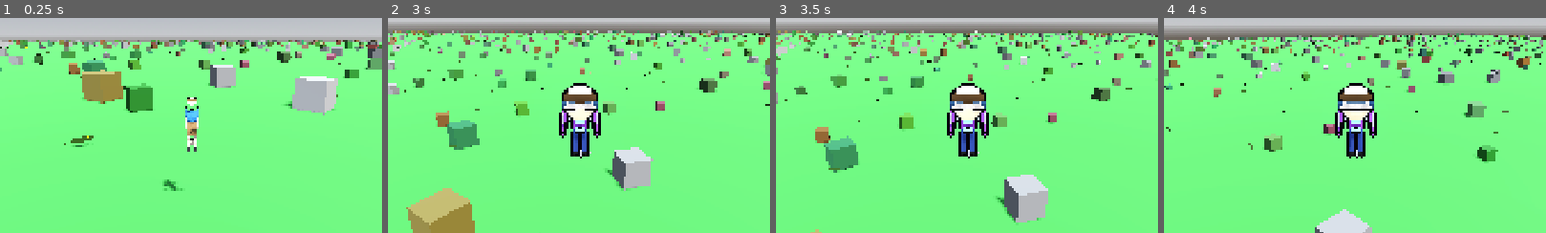
Above: before the commit, frames 1-4 (left to right).
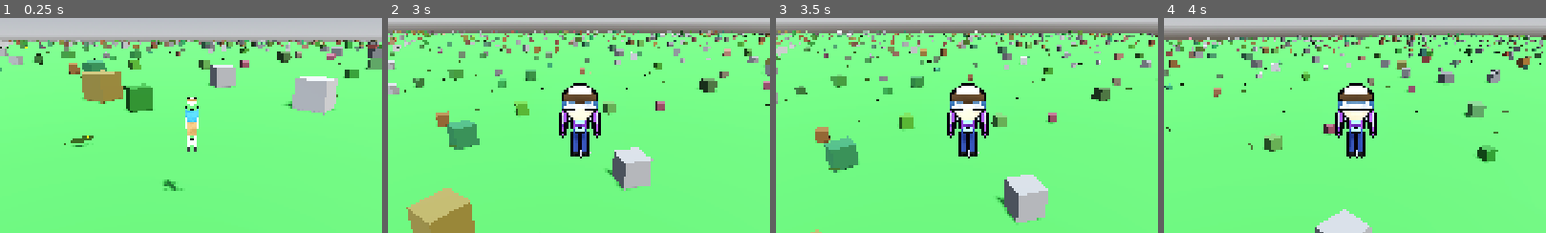
Above: after the commit, the same moments.

Repository: korjavin/godot-test1
Game: Godot game, scene res://scenes/main.tscn
Two runs of this game, one before a commit and one after it. Both use one fixed random seed, a clock stepped at 60 frames per second and the inputs below.
Inputs (mouse positions are % of the whole screen's width and height, from its top left):
- Up to frame 1 (0.25 s): no input
- Up to frame 2 (3 s): move the mouse to (55, 50) at 0.52 s; hold Ctrl (duck) 0.53-1.28 s; hold W (move_forward) from 0.53 s (still down); tap Space (jump) at 0.77, 1.52 s; move the mouse to (45, 50) at 1.27 s; tap Shift (run) at 1.35 s; move the mouse to (52, 48) at 2.02 s; hold E (switch_character) 2.03-2.78 s; move the mouse to (49, 52) at 2.77 s; tap Ctrl (duck) at 2.85 s
- Up to frame 3 (3.5 s): keep holding W (move_forward); tap Space (jump) at 3.02 s
- Up to frame 4 (4 s): keep holding W (move_forward); move the mouse to (57, 51) at 3.52 s; hold Shift (run) from 3.53 s (still down); tap Space (jump) at 3.77 s
The pictures show only the part of the screen within x 25-75%, y 28-78%; the shares and areas given below are measured in that part.

The runs differ from the first frame. In frame 1, 0.3% of the frame differs, in the area x 48-52%, y 42-60%; in frame 2, 0.1%; in frame 3, 0.1%; in frame 4, 0.2%.

Commit message:
Apply toon + rim shading to windman's GLB materials
Extend the per-character style pass to also add toon diffuse + rim light to
each mesh's materials, not just the cel outline. Materials are duplicated so
windman's baked GLB colours/textures are preserved and only the soft shading
is added. Primitive characters already declare toon shading in their scenes,
so they're skipped — giving all four characters a consistent cel-shaded look.

Diff:
--- a/scripts/player_controller.gd
+++ b/scripts/player_controller.gd
@@ -403,9 +403,9 @@
 		character_container.add_child(instance)
 		instance.visible = false
 
-		# Give it the cel outline and remember its rest pose while limbs are
-		# still untouched (so re-activation never drifts the rest pose).
-		apply_character_outline(instance)
+		# Give it the cel-shaded style (outline + toon/rim) and remember its rest
+		# pose while limbs are still untouched (so re-activation never drifts it).
+		apply_character_style(instance)
 		character_instances.append(instance)
 		character_rest_poses.append(capture_rest_pose(instance))
 
@@ -531,28 +531,53 @@
 
 	print("Animation system initialized for character")
 
-func apply_character_outline(node: Node) -> void:
-	"""
-	Recursively give every mesh in the loaded character a black cel outline.
-
-	We assign a shared inverted-hull ShaderMaterial as each MeshInstance3D's
-	`material_overlay`, which renders as an extra silhouette pass on top of the
-	mesh's existing (toon) material. Walking the tree recursively means this
-	covers both the primitive-built characters AND the nested meshes inside the
-	GLB-based windman, in one place.
-
-	@param node: Root of the character subtree to outline
-	"""
-	# Build the outline material the first time we need it.
+func apply_character_style(node: Node) -> void:
+	"""
+	Recursively give every mesh in the character its cel-shaded look:
+	  - a shared inverted-hull outline as a material overlay, and
+	  - soft toon diffuse + rim light on each surface material.
+
+	Walking the tree covers both the primitive-built characters AND the nested
+	meshes inside the GLB-based windman, in one place. The primitive characters
+	already declare toon shading in their scene files, so apply_toon_shading only
+	upgrades materials that aren't toon yet (windman's baked GLB materials) and
+	leaves the others exactly as authored.
+
+	@param node: Root of the character subtree to style
+	"""
+	# Build the shared outline material the first time we need it.
 	if outline_material == null:
 		outline_material = ShaderMaterial.new()
 		outline_material.shader = OUTLINE_SHADER
 
 	if node is MeshInstance3D:
-		(node as MeshInstance3D).material_overlay = outline_material
+		var mesh := node as MeshInstance3D
+		mesh.material_overlay = outline_material
+		apply_toon_shading(mesh)
 
 	for child in node.get_children():
-		apply_character_outline(child)
+		apply_character_style(child)
+
+func apply_toon_shading(mesh: MeshInstance3D) -> void:
+	"""
+	Add soft toon diffuse + rim light to a mesh's materials, matching the look
+	the primitive characters get from their scene files. We duplicate each
+	material first so we only ADD shading and never lose the baked albedo or
+	textures — important for windman, whose colours live in its GLB materials.
+
+	Materials that are already toon (the primitive characters) are skipped.
+
+	@param mesh: The mesh whose surface materials should be cel-shaded
+	"""
+	for surface in mesh.get_surface_override_material_count():
+		var mat := mesh.get_active_material(surface)
+		if mat is BaseMaterial3D and mat.diffuse_mode != BaseMaterial3D.DIFFUSE_TOON:
+			var styled := mat.duplicate() as BaseMaterial3D
+			styled.diffuse_mode = BaseMaterial3D.DIFFUSE_TOON
+			styled.rim_enabled = true
+			styled.rim = 0.4
+			styled.rim_tint = 0.25
+			mesh.set_surface_override_material(surface, styled)
 
 func update_character_animation(delta: float, input_dir: Vector2) -> void:
 	"""
